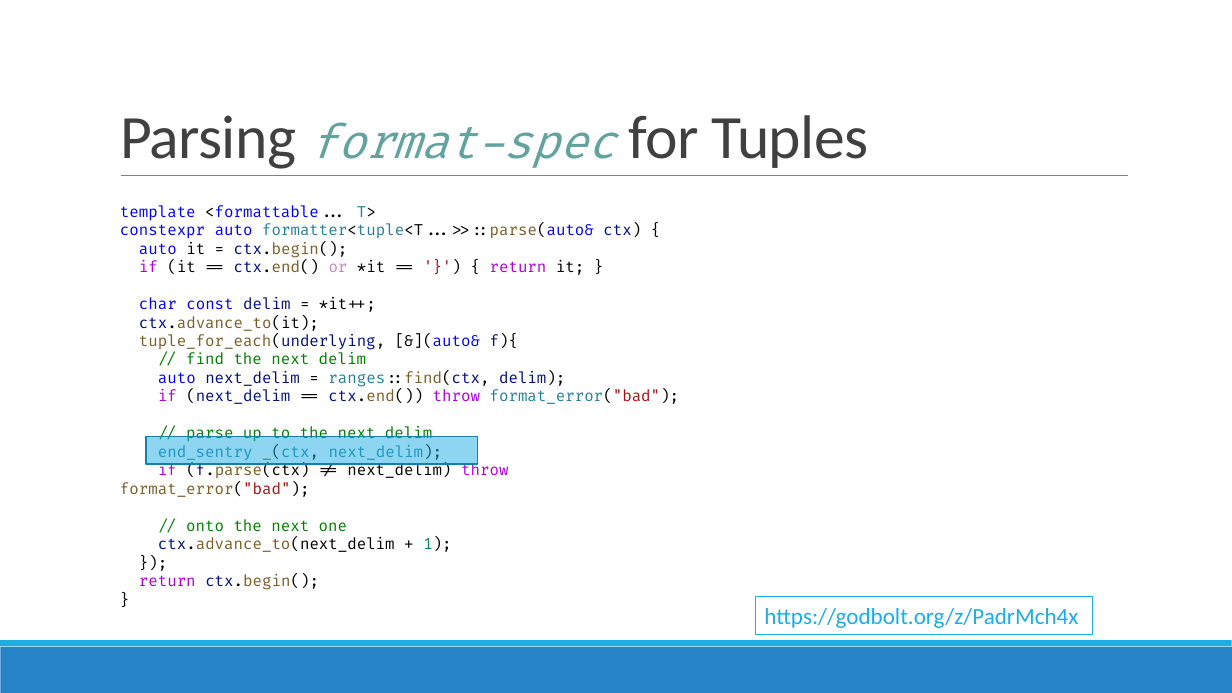
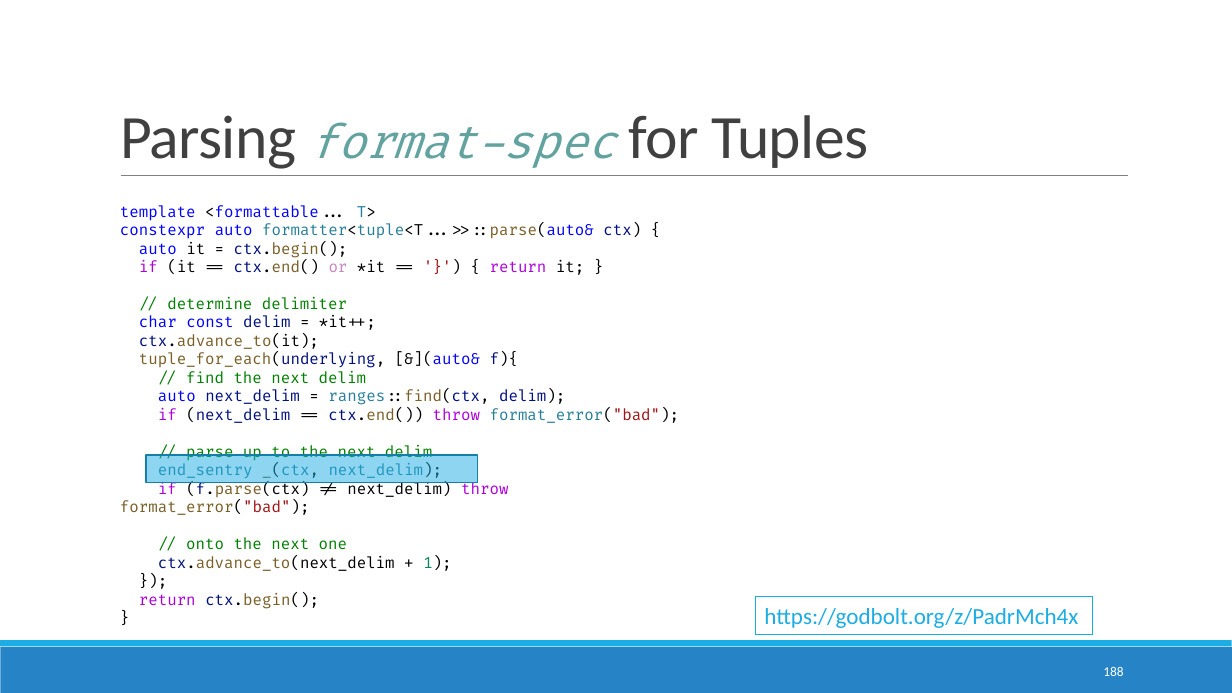
Before and after one commit to brevzin/cpp_proposals, a slide deck: slide 188 of talks/202209_cppcon/The Surprising Complexity of Formatting Ranges.pptx (slide 185 before the commit). Drawn at 1232x693 pixels with LibreOffice and Linux fonts; fonts in the diff are those of the drawing. Boxes give left, top, right and bottom in pixels: in the first picture for what was removed or moved away, otherwise in the second. Text is boxed around its words. In the diff, an @@ line names an element or a change of style, - is before the commit and + after.

```diff
--- a/talks/202209_cppcon/The Surprising Complexity of Formatting Ranges.pptx
+++ b/talks/202209_cppcon/The Surprising Complexity of Formatting Ranges.pptx
@@ text at [139,297,376,330]: text changed; text colour #0000FF to #008000 @@
-char const delim = *it++;
+// determine delimiter
+char const delim = *it++;
@@ rectangle: place and size @@
-rectangle at [146,437,477,465]
+rectangle at [146,456,477,483]
@@ page number added at [1103,667,1123,676], 10.5 pt, text #FFFFFF @@
+188
```
Also in this commit, not shown: 189 other slides changed, 4 slides added, 1 slide removed.
